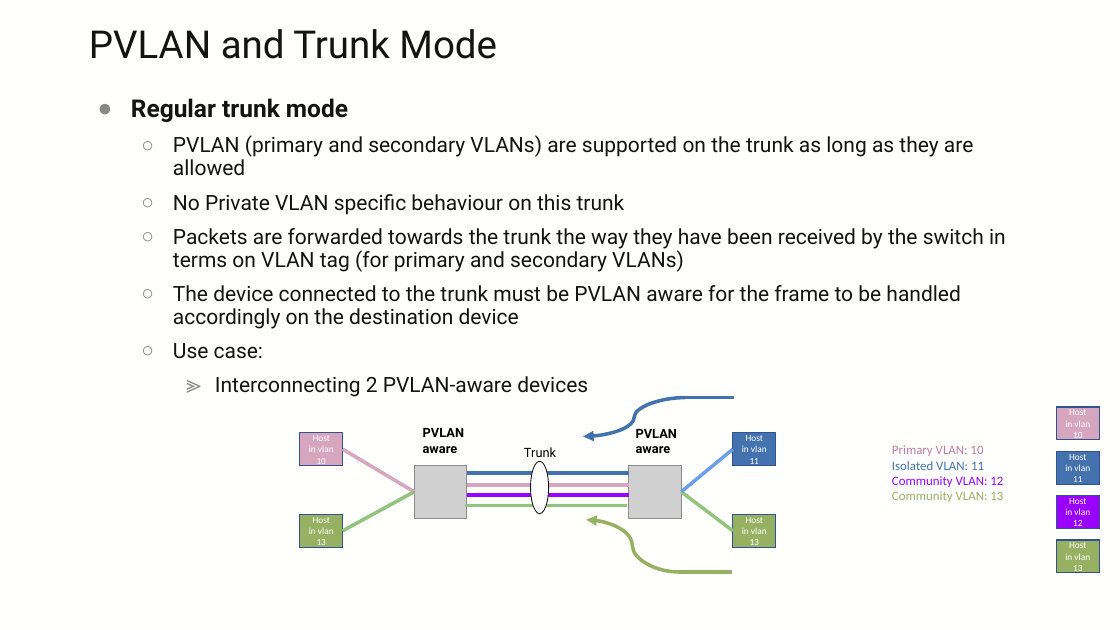
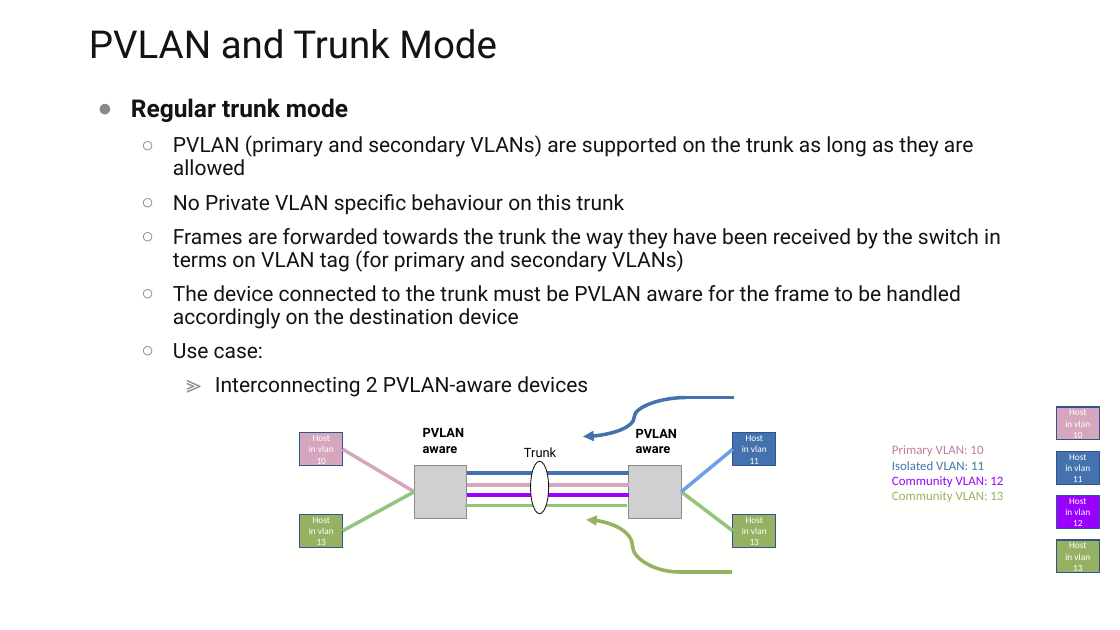
Before and after one commit to ksator/pvlan_evpn_vxlan, a slide deck: slide 10 of PVLAN_EVPN_VXLAN.pptx. Drawn at 1120x630 pixels with LibreOffice and Linux fonts; fonts in the diff are those of the drawing; grey boxes stand for pictures; background and template pictures are left out. Boxes give left, top, right and bottom in pixels: in the first picture for what was removed or moved away, otherwise in the second. Text is boxed around its words. In the diff, an @@ line names an element or a change of style, - is before the commit and + after.

```diff
--- a/PVLAN_EVPN_VXLAN.pptx
+++ b/PVLAN_EVPN_VXLAN.pptx
@@ text at box(173, 228, 1001, 272): text changed @@
-  ○ Packets are forwarded towards the trunk the way they have been received by the switch in terms on VLAN tag (for primary and secondary VLANs)
+  ○ Frames are forwarded towards the trunk the way they have been received by the switch in terms on VLAN tag (for primary and secondary VLANs)
```
Also in this commit, not shown: 11 other slides changed, 1 slide added.
